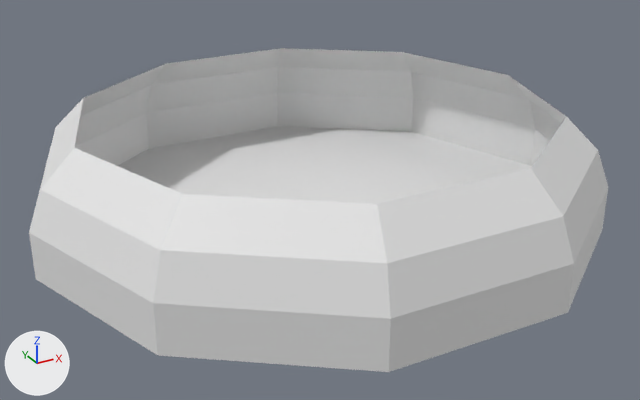
The Blender file Blender/FoodBowlModel.blend: old version first, new version second.
Camera for both pictures: a 50 mm camera at (-6.99, -12.81, 6.68) aimed at (-0.2, -0.46, 0.51). Every picture has the same lights, and +X, +Y and +Z are marked at lower left. The first picture is the older version.
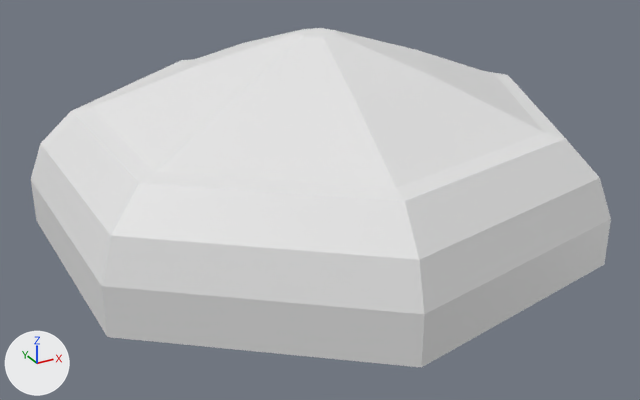
Commit message: food bowl modeled

The change, as a list of edits to the scene's bpy script:
```text
Change me_plane:
    used by ob_plane; location = (0.0, 0.0, 0.0)
    remove me_plane.from_pydata(...)  # 6 vertices, 0 faces, 5 loose edges; spans x 0.0..5.0, y 0.0, z 0.0..2.03
    add me_plane.from_pydata(...)  # 63 vertices, 57 faces; spans x -4.5..5.0, y -4.87..4.87, z 0.0..3.32
    me_plane part 1
    5 loose edges are deleted
    51 vertices are added at x -4.5..3.85, y -4.87..4.87, z 0.0..3.32
    6 new vertices lie (0.0, 0.0, 0.81) away from vertices in x -4.5..3.12, y -4.87..4.87, z 0.0
    57 new faces join them
Change ob_plane:
    remove _m = ob_plane.modifiers.new('Screw', 'SCREW')
    remove _m.steps = 7
    remove _m.render_steps = 10
    remove _m.use_smooth_shade = False
```

Where the change shows, as pixel boxes [x1, y1, x2, y2] in the pictures (640 x 400 px):
'Plane', reshaped, modifiers changed
    before: [29, 48, 608, 372]
    after: [31, 28, 611, 368]
part 1 of me_plane, reshaped
    after: [31, 28, 611, 368]
